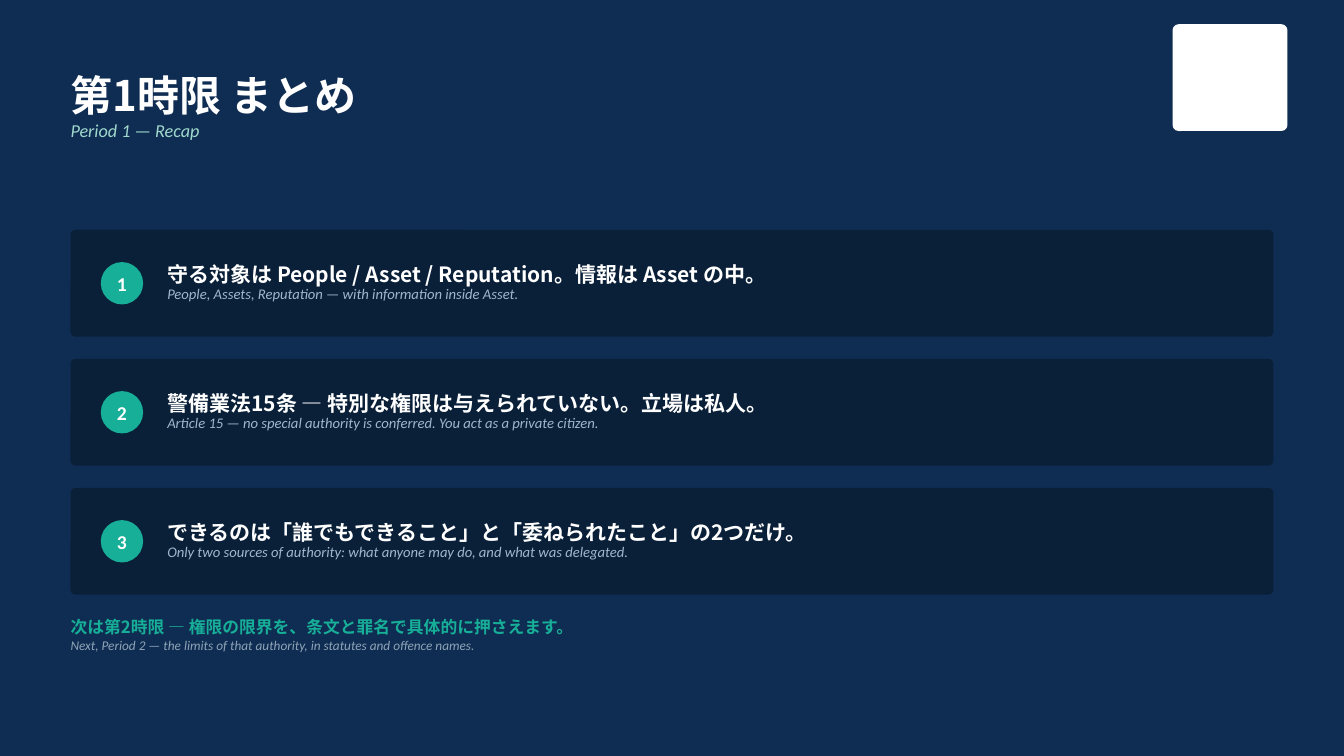
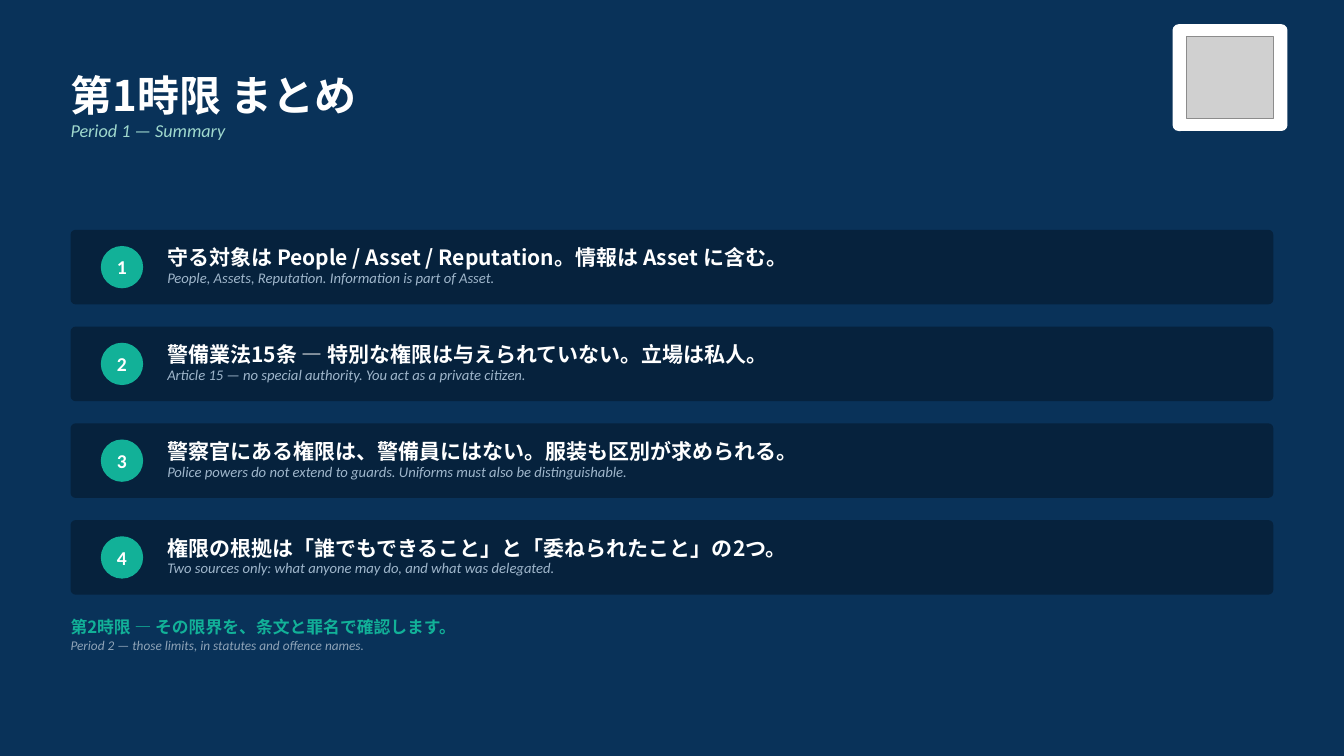
Before and after one commit to hrsmhiroshi-cpu/Training-, a slide deck: slide 11 of decks/01_1限_基本原則.pptx (slide 10 before the commit). Drawn at 1344x756 pixels with LibreOffice and Linux fonts; fonts in the diff are those of the drawing; grey boxes stand for pictures. Boxes give left, top, right and bottom in pixels: in the first picture for what was removed or moved away, otherwise in the second. Text is boxed around its words. In the diff, an @@ line names an element or a change of style, - is before the commit and + after.

```diff
--- a/decks/01_1限_基本原則.pptx
+++ b/decks/01_1限_基本原則.pptx
@@ background #0F2D52 to #093259 @@
@@ picture added at (x1=1187, y1=36, x2=1273, y2=118) @@
@@ text at (x1=71, y1=124, x2=225, y2=140): text changed @@
-Period 1 — Recap
+Period 1 — Summary
@@ rounded rectangle resized from (x1=71, y1=230, x2=1273, y2=337) to (x1=71, y1=230, x2=1273, y2=304) @@
@@ text "1" moved from (x1=117, y1=278, x2=127, y2=291) to (x1=117, y1=261, x2=127, y2=274) @@
@@ ellipse moved from (x1=101, y1=262, x2=143, y2=304) to (x1=101, y1=246, x2=143, y2=288) @@
@@ text at (x1=167, y1=247, x2=787, y2=286): text changed @@
-守る対象は People / Asset / Reputation。情報は Asset の中。
-People, Assets, Reputation — with information inside Asset.
+守る対象は People / Asset / Reputation。情報は Asset に含む。
+People, Assets, Reputation. Information is part of Asset.
@@ fill #0A2039 to #06223D; proportions changed in 3 elements at (x1=71, y1=230, x2=1273, y2=304), (x1=71, y1=520, x2=1273, y2=595), (x1=71, y1=327, x2=1273, y2=401) @@
@@ rounded rectangle resized from (x1=71, y1=359, x2=1273, y2=466) to (x1=71, y1=327, x2=1273, y2=401) @@
@@ text "2" moved from (x1=117, y1=407, x2=127, y2=420) to (x1=117, y1=358, x2=127, y2=371) @@
@@ ellipse moved from (x1=101, y1=391, x2=143, y2=434) to (x1=101, y1=343, x2=143, y2=385) @@
@@ fill #17AF98 to #12B198 in 3 elements at (x1=101, y1=246, x2=143, y2=288), (x1=101, y1=536, x2=143, y2=579), (x1=101, y1=343, x2=143, y2=385) @@
@@ text "警備業法15条 ― 特別な権限は与えられていない。立場は私人。" moved from (x1=167, y1=393, x2=768, y2=431) to (x1=167, y1=344, x2=768, y2=383) @@
@@ text at (x1=167, y1=370, x2=525, y2=383): text changed @@
-Article 15 — no special authority is conferred. You act as a private citizen.
+Article 15 — no special authority. You act as a private citizen.
@@ rounded rectangle added at (x1=71, y1=423, x2=1273, y2=498), fill #06223D @@
@@ text "3" moved from (x1=117, y1=536, x2=127, y2=549) to (x1=117, y1=455, x2=127, y2=468) @@
@@ ellipse added at (x1=101, y1=440, x2=143, y2=482), fill #12B198 @@
@@ text added at (x1=167, y1=441, x2=797, y2=480), 10.5 pt, text #9FB6CB, italic @@
+警察官にある権限は、警備員にはない。服装も区別が求められる。
+Police powers do not extend to guards. Uniforms must also be distinguishable.
@@ rounded rectangle resized from (x1=71, y1=488, x2=1273, y2=595) to (x1=71, y1=520, x2=1273, y2=595) @@
@@ ellipse moved from (x1=101, y1=520, x2=143, y2=563) to (x1=101, y1=536, x2=143, y2=579) @@
@@ text at (x1=167, y1=538, x2=786, y2=576): text changed @@
-できるのは「誰でもできること」と「委ねられたこと」の2つだけ。
-Only two sources of authority: what anyone may do, and what was delegated.
+権限の根拠は「誰でもできること」と「委ねられたこと」の2つ。
+Two sources only: what anyone may do, and what was delegated.
@@ text added at (x1=117, y1=552, x2=127, y2=565), 14 pt, text #FFFFFF, bold @@
+4
@@ text at (x1=71, y1=619, x2=456, y2=651): text changed @@
-次は第2時限 ― 権限の限界を、条文と罪名で具体的に押さえます。
-Next, Period 2 — the limits of that authority, in statutes and offence names.
+第2時限 ― その限界を、条文と罪名で確認します。
+Period 2 — those limits, in statutes and offence names.
```
Also in this commit, not shown: 9 other slides changed, 1 slide added, 16 other files.
